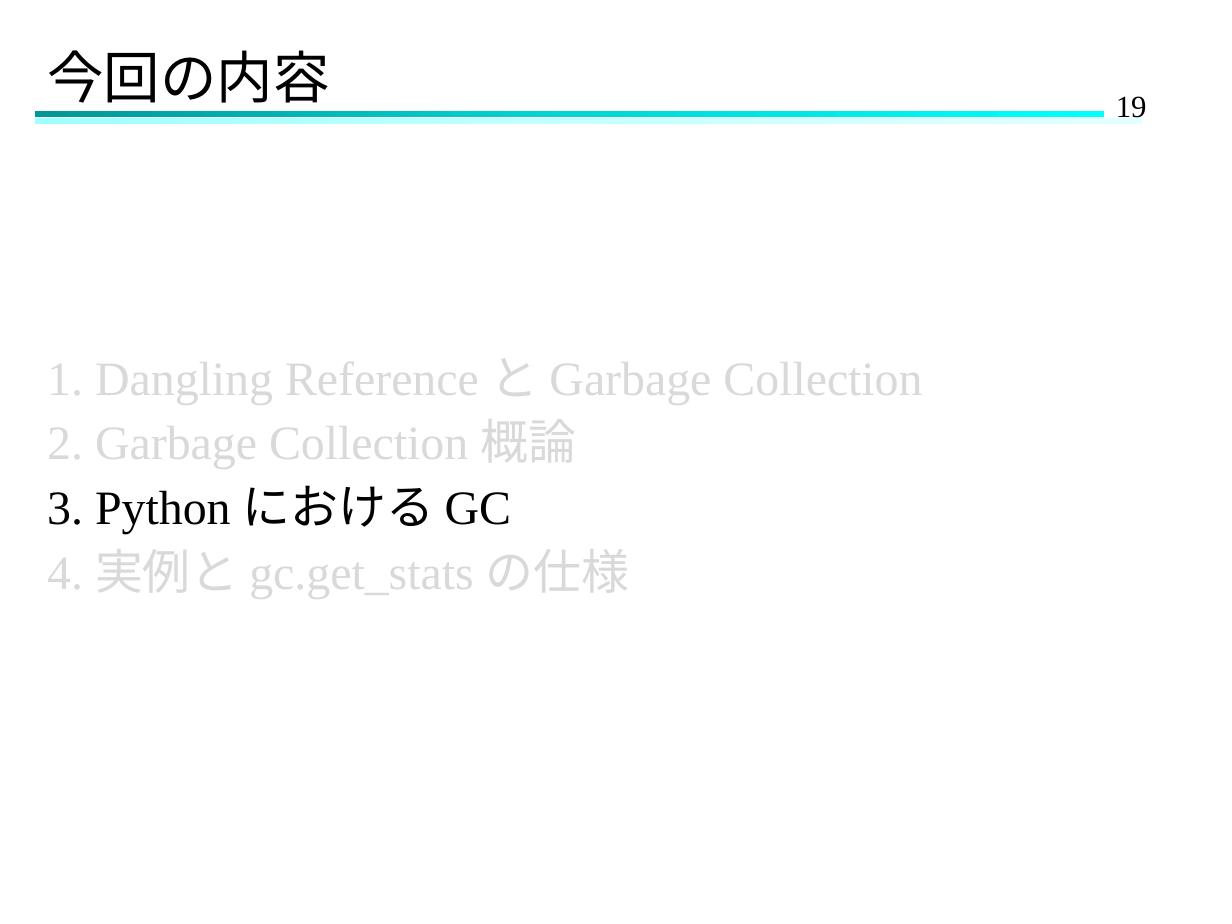
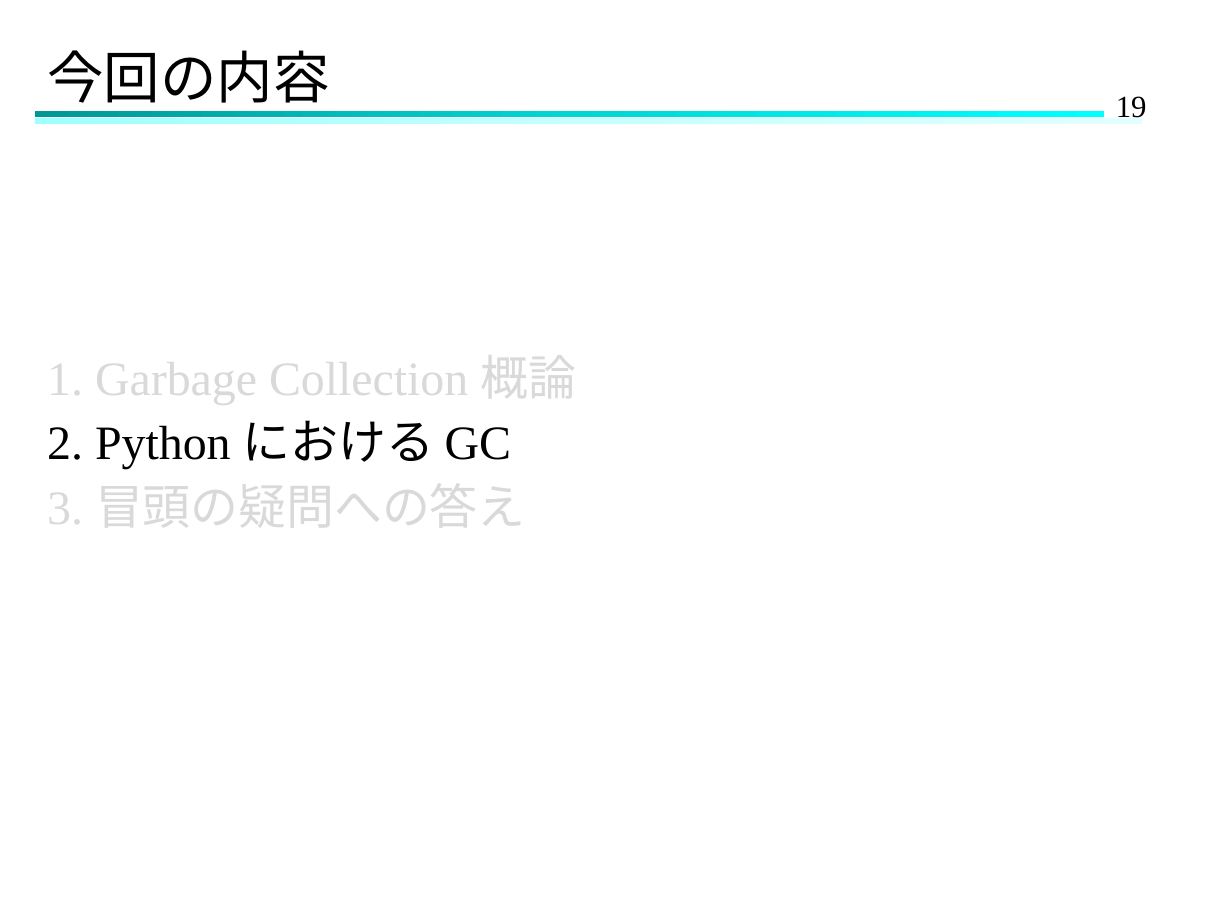
Before and after one commit to Hinata-Mikami/HinataMikami, a slide deck: slide 19 of 研究室関連/ゼミ/2024.11.27ゼミ.pptx. Drawn at 1232x924 pixels with LibreOffice and Linux fonts; fonts in the diff are those of the drawing. Boxes give left, top, right and bottom in pixels: in the first picture for what was removed or moved away, otherwise in the second. Text is boxed around its words. In the diff, an @@ line names an element or a change of style, - is before the commit and + after.

```diff
--- a/研究室関連/ゼミ/2024.11.27ゼミ.pptx
+++ b/研究室関連/ゼミ/2024.11.27ゼミ.pptx
@@ text at <box>47,340,576,538</box>: text changed @@
-1. Dangling Reference と Garbage Collection
-2. Garbage Collection 概論
-3. Python における GC
-4. 実例と gc.get_stats の仕様
+1. Garbage Collection 概論
+2. Python における GC
+3. 冒頭の疑問への答え
```
Also in this commit, not shown: 20 other slides changed, 7 slides added.
